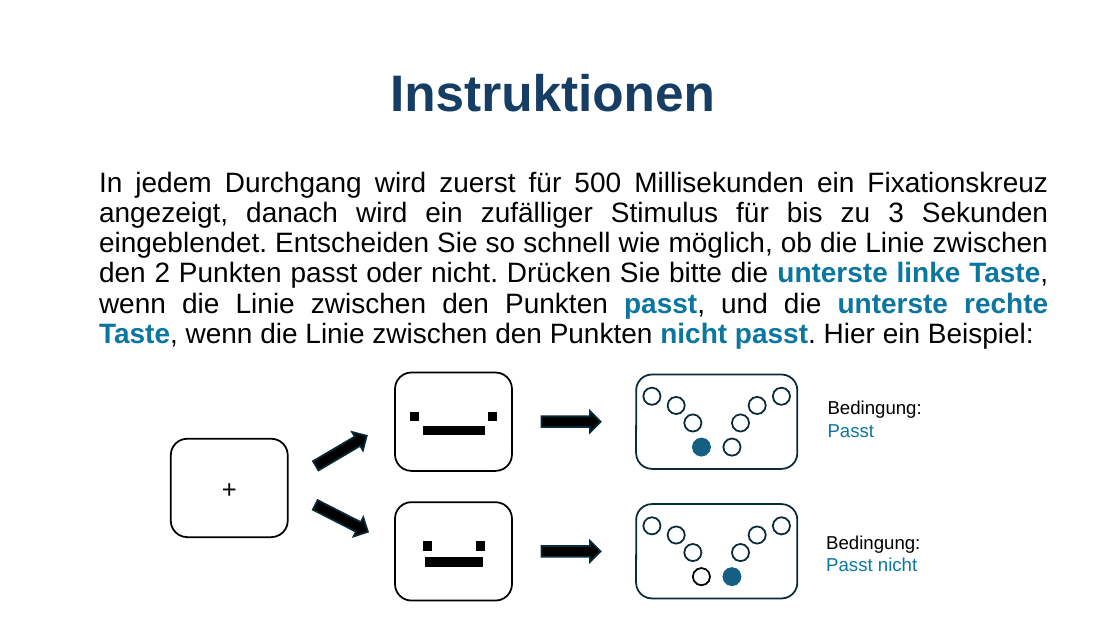
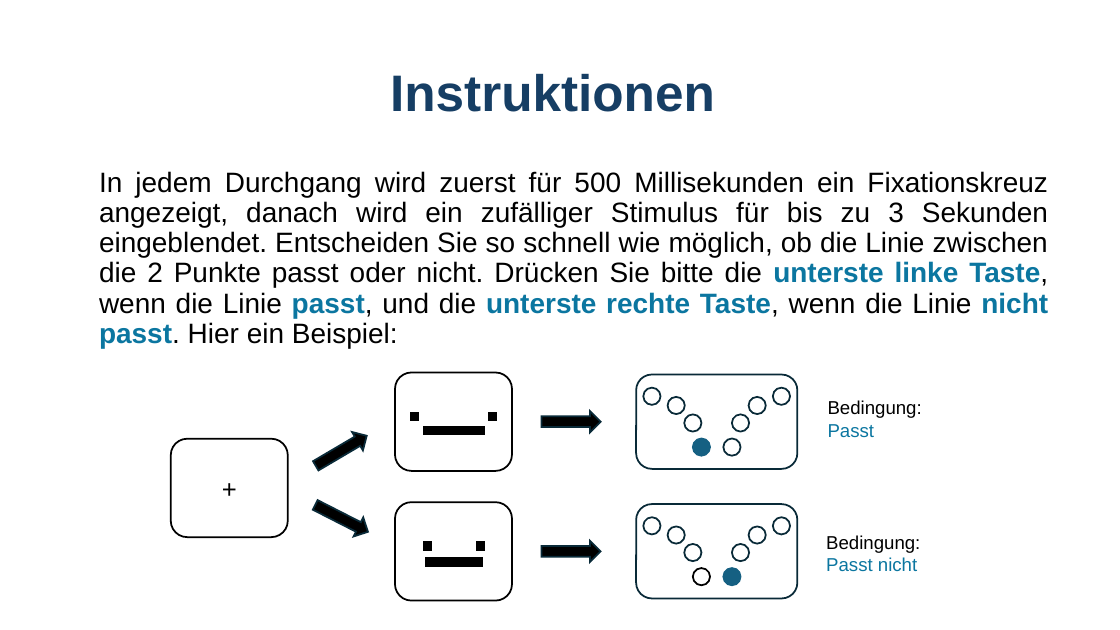
Before and after one commit to GidonFrischkorn/Ambizione-IndividualDifferencesStudy, a slide deck: slide 2 of tasks/smiley-judgement/assets/Instructions_smileyjudgementBOX.pptx. Drawn at 1120x630 pixels with LibreOffice and Linux fonts; fonts in the diff are those of the drawing. Boxes give left, top, right and bottom in pixels: in the first picture for what was removed or moved away, otherwise in the second. Text is boxed around its words. In the diff, an @@ line names an element or a change of style, - is before the commit and + after.

```diff
--- a/tasks/smiley-judgement/assets/Instructions_smileyjudgementBOX.pptx
+++ b/tasks/smiley-judgement/assets/Instructions_smileyjudgementBOX.pptx
@@ text at box(99, 171, 1048, 348): text changed @@
-In jedem Durchgang wird zuerst für 500 Millisekunden ein Fixationskreuz angezeigt, danach wird ein zufälliger Stimulus für bis zu 3 Sekunden eingeblendet. Entscheiden Sie so schnell wie möglich, ob die Linie zwischen den 2 Punkten passt oder nicht. Drücken Sie bitte die unterste linke Taste, wenn die Linie zwischen den Punkten passt, und die unterste rechte Taste, wenn die Linie zwischen den Punkten nicht passt. Hier ein Beispiel:
+In jedem Durchgang wird zuerst für 500 Millisekunden ein Fixationskreuz angezeigt, danach wird ein zufälliger Stimulus für bis zu 3 Sekunden eingeblendet. Entscheiden Sie so schnell wie möglich, ob die Linie zwischen die 2 Punkte passt oder nicht. Drücken Sie bitte die unterste linke Taste, wenn die Linie passt, und die unterste rechte Taste, wenn die Linie nicht passt. Hier ein Beispiel:
```
Also in this commit, not shown: 1 other slide changed, 9 other files.
